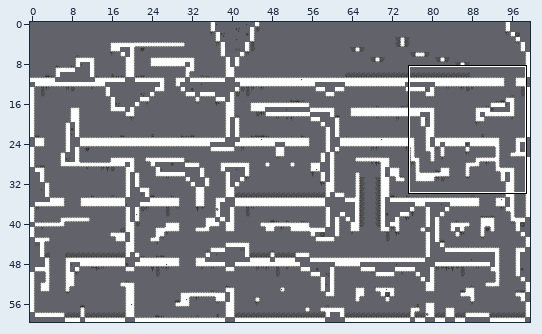
Tiled map (JSON), stored at builds/5 Tage mit Sandy.pdx/assets/maps/level_1.json. Above, an overview of the earlier version with the close-up marked.
Close-up. Before the commit:
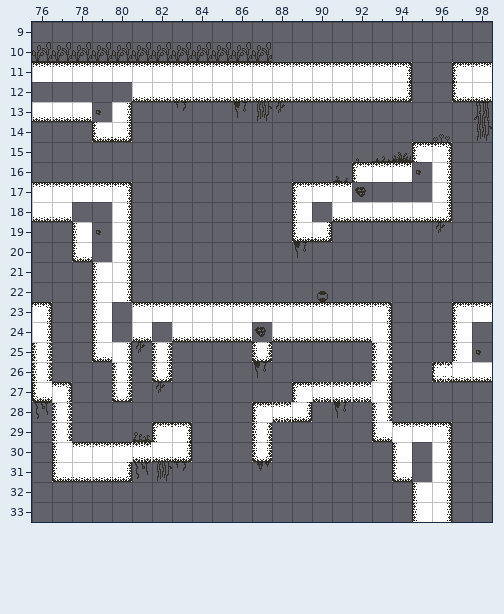
Cells are 20x20 px. Shown: x 76..98, y 9..33. The commit also changed other parts of the map, which this record leaves out.
New version:
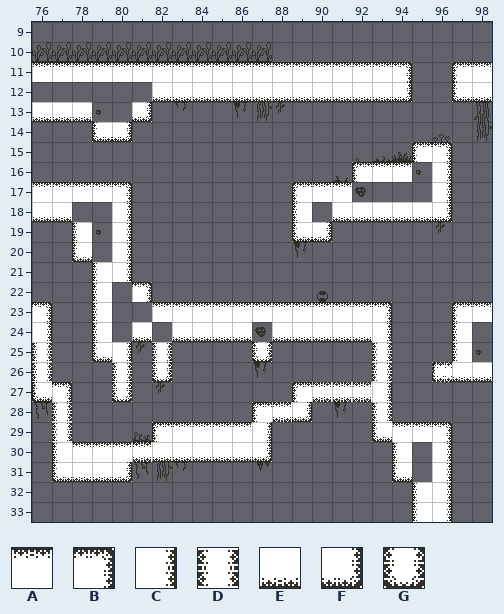
Key: from "Walls_level_1": A 1, B 2, C 9, D 10, E 15, F 16, G 19.
_ is an empty cell.
What changed:
Layer "walls":
y 12: x 81 E -> _
y 13: x 80..81 C_ -> _F
y 22: x 80..81 C_ -> _B
y 23: x 81 A -> _
y 29: x 83..87 B___D -> AAAAC
y 30: x 83..87 F___G -> EEEEF
